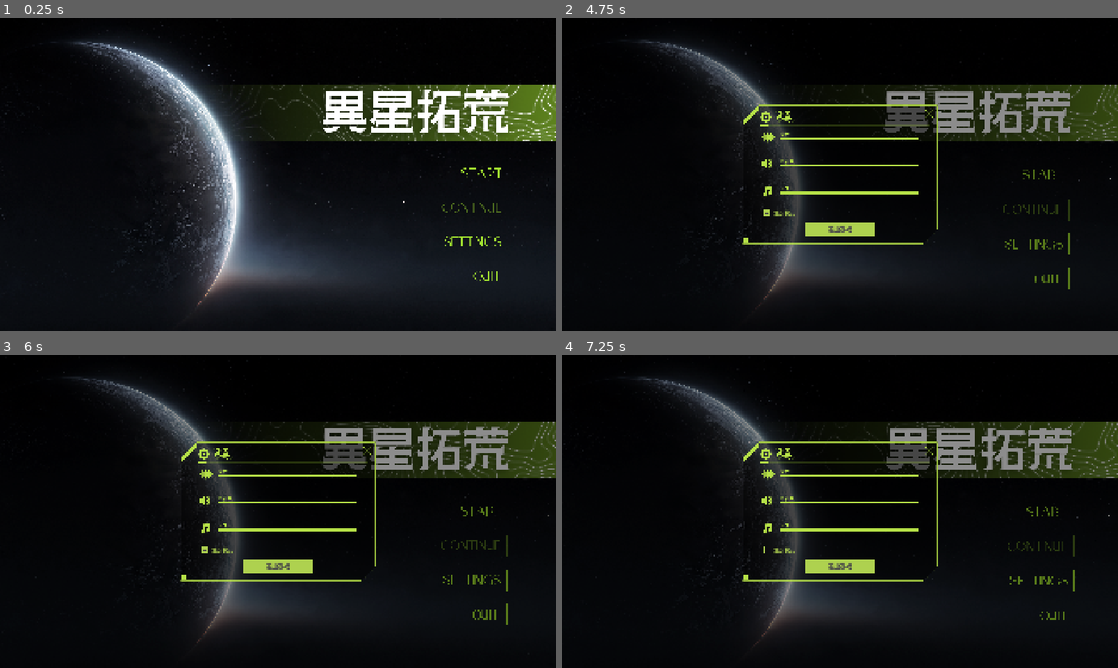
Above: before the commit, frames 1-4 (two rows, left to right).
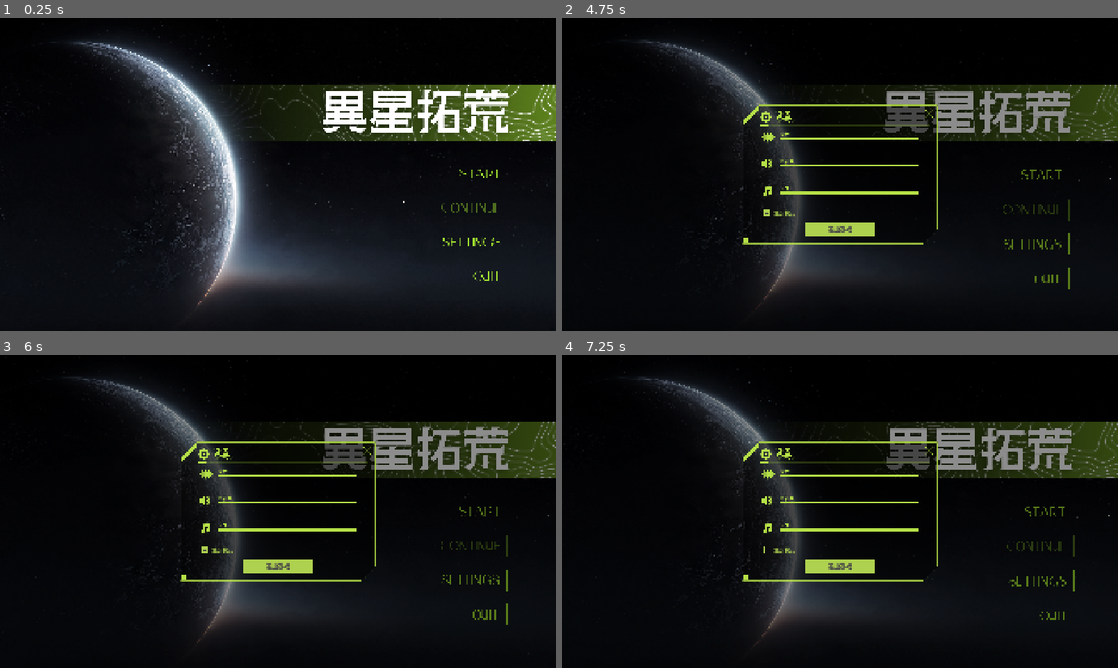
Above: after the commit, the same moments.

Repository: Relieur/David
Game: Godot game, scene res://scene/start.tscn
The game is run twice, just before and just after one commit, with the same random seed, the same clock (stepped at 60 frames per second) and the same inputs.
Inputs (mouse positions are in pixels of both pictures, inside the frame that each line leads up to):
- Up to frame 1 (0.25 s): no input
- Up to frame 2 (4.75 s): click (990, 240) at 0.5 s; click (990, 174) at 1.25 s; click (990, 174) at 2 s; click "全屏模式" at 2.75 s; tap Enter at 3.5 s; move the mouse to (962, 158) at 3.52 s; hold D (move_right) 3.53-4.25 s; tap R at 3.6 s; click (962, 158) at 3.67 s; tap Space at 3.77 s; drag from (728, 190) to (812, 237) at 4.27 s
- Up to frame 3 (6 s): move the mouse to (333, 442) at 5.02 s; hold D (move_right) 5.03-5.75 s; tap R at 5.1 s; click (333, 442) at 5.17 s; drag from (250, 574) to (111, 464) at 5.77 s
- Up to frame 4 (7.25 s): move the mouse to (1006, 558) at 6.52 s; hold A (move_left) from 6.53 s (still down); tap R at 6.6 s; click (1006, 558) at 6.67 s; tap Space at 6.77 s

The runs differ from the first frame. In frame 1, 0.4% of the frame differs, in the area x 79-91%, y 47-73%; in frame 2, 0.4%; in frame 3, 0.4%; in frame 4, 0.4%, in the area x 80-91%, y 48-74%.

Commit message:
开始界面按钮效果+fade效果

Diff:
--- a/scene/start.tscn
+++ b/scene/start.tscn
@@ -4,10 +4,15 @@
 [ext_resource type="Theme" uid="uid://vx13f4ala1me" path="res://ui/menu_theme.tres" id="2_theme"]
 [ext_resource type="Texture2D" uid="uid://bu7o5p8ilrhd8" path="res://art/StartScene/UI_Bg_Main.png" id="3_bg"]
 [ext_resource type="Texture2D" uid="uid://c7ryj8i78rpbj" path="res://art/StartScene/UI_Img_Title.png" id="4_title"]
-[ext_resource type="Texture2D" uid="uid://dqst3t68oo0ga" path="res://art/StartScene/UI_Btn_Start_Normal.png" id="5_start"]
-[ext_resource type="Texture2D" uid="uid://bbv17ce0xxqs1" path="res://art/StartScene/UI_Btn_Continue_Normal.png" id="6_cont"]
-[ext_resource type="Texture2D" uid="uid://by5qxov6kn7hb" path="res://art/StartScene/UI_Btn_Settings_Normal.png" id="7_set"]
-[ext_resource type="PackedScene" uid="uid://c7ewo6762qgqd" path="res://scene/vfx_quit_button.tscn" id="8_vfx_quit"]
+[ext_resource type="Texture2D" uid="uid://ndwi7ep6c0vl" path="res://art/StartScene/Buttons/Start.png" id="btn_start_normal"]
+[ext_resource type="Texture2D" uid="uid://7dngj7s3f26j" path="res://art/StartScene/Buttons/Start_Hover.png" id="btn_start_hover"]
+[ext_resource type="Texture2D" uid="uid://28oikjf4ow3b" path="res://art/StartScene/Buttons/Continue.png" id="btn_continue_normal"]
+[ext_resource type="Texture2D" uid="uid://dyp211ireywyk" path="res://art/StartScene/Buttons/Continue_Hover.png" id="btn_continue_hover"]
+[ext_resource type="Texture2D" uid="uid://ujf3l7t03mai" path="res://art/StartScene/Buttons/Settings.png" id="btn_settings_normal"]
+[ext_resource type="Texture2D" uid="uid://bm6ul5gvsfppu" path="res://art/StartScene/Buttons/Settings_Hover.png" id="btn_settings_hover"]
+[ext_resource type="Texture2D" uid="uid://ux387svj7psb" path="res://art/StartScene/Buttons/Quit.png" id="btn_quit_normal"]
+[ext_resource type="Texture2D" uid="uid://dyosjfktelscd" path="res://art/StartScene/Buttons/Quit_Hover.png" id="btn_quit_hover"]
+[ext_resource type="PackedScene" uid="uid://c7ewo6762qgqd" path="res://scene/vfx_menu_button.tscn" id="menu_button_scene"]
 [ext_resource type="Texture2D" uid="uid://bo44tafqlkhfx" path="res://art/StartScene/UI_Bg_Window.png" id="9_win"]
 [ext_resource type="Texture2D" uid="uid://cd0k8iiqo71hk" path="res://art/StartScene/UI_Btn_Yes_Normal.png" id="10_yes"]
 [ext_resource type="Texture2D" uid="uid://cl64ah5j2uka0" path="res://art/StartScene/UI_Btn_No_Normal.png" id="11_no"]
@@ -92,75 +97,45 @@
 offset_right = 1756.0
 offset_bottom = 927.0
 
-[node name="StartButton" type="TextureButton" parent="Buttons" unique_id=1533729347]
+[node name="StartButton" parent="Buttons" unique_id=1533729347 instance=ExtResource("menu_button_scene")]
 custom_minimum_size = Vector2(565, 74)
 layout_mode = 0
 offset_right = 565.0
 offset_bottom = 74.0
-ignore_texture_size = true
-stretch_mode = 0
-
-[node name="Img" type="TextureRect" parent="Buttons/StartButton" unique_id=1533729348]
-layout_mode = 1
-anchors_preset = 11
-anchor_left = 1.0
-anchor_right = 1.0
-anchor_bottom = 1.0
-offset_left = -163.0
-grow_horizontal = 0
-grow_vertical = 2
-mouse_filter = 2
-texture = ExtResource("5_start")
-expand_mode = 1
-
-[node name="ContinueButton" type="TextureButton" parent="Buttons" unique_id=1413190849]
+normal_text_texture = ExtResource("btn_start_normal")
+hover_text_texture = ExtResource("btn_start_hover")
+enable_press_sweep = true
+press_sweep_duration = 0.66
+
+[node name="ContinueButton" parent="Buttons" unique_id=1413190849 instance=ExtResource("menu_button_scene")]
 custom_minimum_size = Vector2(565, 74)
 layout_mode = 0
 offset_top = 118.0
 offset_right = 565.0
 offset_bottom = 192.0
-ignore_texture_size = true
-stretch_mode = 0
-
-[node name="Img" type="TextureRect" parent="Buttons/ContinueButton" unique_id=1413190850]
-layout_mode = 1
-anchors_preset = 11
-anchor_left = 1.0
-anchor_right = 1.0
-anchor_bottom = 1.0
-offset_left = -230.0
-grow_horizontal = 0
-grow_vertical = 2
-mouse_filter = 2
-texture = ExtResource("6_cont")
-expand_mode = 1
-
-[node name="SettingsButton" type="TextureButton" parent="Buttons" unique_id=875984873]
+normal_text_texture = ExtResource("btn_continue_normal")
+hover_text_texture = ExtResource("btn_continue_hover")
+enable_press_sweep = true
+press_sweep_duration = 0.66
+
+[node name="SettingsButton" parent="Buttons" unique_id=875984873 instance=ExtResource("menu_button_scene")]
 custom_minimum_size = Vector2(565, 74)
 layout_mode = 0
 offset_top = 236.0
 offset_right = 565.0
 offset_bottom = 310.0
-ignore_texture_size = true
-stretch_mode = 0
-
-[node name="Img" type="TextureRect" parent="Buttons/SettingsButton" unique_id=875984874]
-layout_mode = 1
-anchors_preset = 11
-anchor_left = 1.0
-anchor_right = 1.0
-anchor_bottom = 1.0
-offset_left = -223.0
-grow_horizontal = 0
-grow_vertical = 2
-mouse_filter = 2
-texture = ExtResource("7_set")
-expand_mode = 1
-
-[node name="QuitButton" parent="Buttons" unique_id=650342611 instance=ExtResource("8_vfx_quit")]
+normal_text_texture = ExtResource("btn_settings_normal")
+hover_text_texture = ExtResource("btn_settings_hover")
+enable_press_sweep = true
+press_sweep_duration = 0.66
+
+[node name="QuitButton" parent="Buttons" unique_id=650342611 instance=ExtResource("menu_button_scene")]
 layout_mode = 0
 offset_top = 354.0
+offset_right = 565.0
 offset_bottom = 428.0
+normal_text_texture = ExtResource("btn_quit_normal")
+hover_text_texture = ExtResource("btn_quit_hover")
 enable_press_sweep = true
 press_sweep_duration = 0.66
 
--- a/scene/vfx_quit_button.tscn
+++ b/scene/vfx_menu_button.tscn
@@ -1,6 +1,6 @@
 [gd_scene format=3 uid="uid://c7ewo6762qgqd"]
 
-[ext_resource type="Script" uid="uid://btqn4cbtq4kgt" path="res://script/vfx_quit_button.gd" id="1_script"]
+[ext_resource type="Script" uid="uid://btqn4cbtq4kgt" path="res://script/vfx_menu_button.gd" id="1_script"]
 [ext_resource type="Texture2D" uid="uid://b73fn8oc2mfp" path="res://art/StartScene/Buttons/BtnBG_Hover.png" id="2_bg"]
 [ext_resource type="Shader" uid="uid://do1ne1kjr6wkw" path="res://art/StartScene/Buttons/CRT.gdshader" id="3_crt"]
 [ext_resource type="Texture2D" uid="uid://bbjmi5lkunolq" path="res://art/StartScene/Buttons/Btn-Edge.png" id="4_edge"]
@@ -26,7 +26,7 @@
 shader_parameter/sweep_strength = 1.2390000588525
 shader_parameter/sweep_color = Color(0.8, 1, 0.9, 1)
 
-[node name="VFXQuitButton" type="TextureButton" unique_id=2065019611]
+[node name="VFXMenuButton" type="TextureButton" unique_id=2065019611]
 custom_minimum_size = Vector2(565, 74)
 offset_right = 565.0
 offset_bottom = 74.0
--- a/script/start.gd
+++ b/script/start.gd
@@ -3,28 +3,12 @@
 ## 开始菜单主控脚本（对照 StartScene 美术资源与设计稿）
 ## - 四个主按钮：开始游戏 / 继续游戏（读档）/ 游戏设置 / 退出游戏
 ## - 已有存档时点「开始游戏」弹出确认框：「若选择开始游戏会覆盖旧存档 是否继续?」
-## - 按钮交互：Start / Continue / Settings 使用短版→长版展开；Quit 使用 VFX 按钮的悬停 Shader
+## - 按钮交互：四个主按钮统一使用 VFX 按钮的悬停 Shader 与按下扫光
 ## - 存档：进游戏后由 wolrd 场景负责自动保存（定时 + 关窗退出时），本界面只负责读档入口
 
 const WORLD_SCENE := "res://scene/wolrd.tscn"
-const QUIT_DELAY := 0.3
-const QUIT_FADE_TIME := 0.2
-
-## 主按钮贴图：[normal 短版, hover 长版]
-const BTN_TEXTURES := {
-	"start": [
-		preload("res://art/StartScene/UI_Btn_Start_Normal.png"),
-		preload("res://art/StartScene/UI_Btn_Start_Hover.png"),
-	],
-	"continue": [
-		preload("res://art/StartScene/UI_Btn_Continue_Normal.png"),
-		preload("res://art/StartScene/UI_Btn_Continue_Hover.png"),
-	],
-	"settings": [
-		preload("res://art/StartScene/UI_Btn_Settings_Normal.png"),
-		preload("res://art/StartScene/UI_Btn_Settings_Hover.png"),
-	],
-}
+const TRANSITION_DELAY := 0.3
+const TRANSITION_FADE_TIME := 0.2
 
 ## 确认框 是/否 贴图：[normal, hover]
 const YES_TEXTURES := [
@@ -52,7 +36,7 @@
 @onready var _fade_overlay: ColorRect = $FadeOverlay
 @onready var _bg: TextureRect = $BG
 
-var _quitting: bool = false
+var _transitioning: bool = false
 var _parallax_base_positions: Array[Vector2] = []
 var _parallax_current := Vector2.ZERO
 
@@ -60,15 +44,7 @@
 func _ready() -> void:
 	# 开始界面背景音乐
 	GameManager.play_bgm(GameManager.BGM_START)
-	# ---- 主菜单按钮：hover 展开 + 点击 ----
-	var main_buttons := {
-		"start": $Buttons/StartButton,
-		"continue": $Buttons/ContinueButton,
-		"settings": $Buttons/SettingsButton,
-	}
-	for key in main_buttons:
-		var texs: Array = BTN_TEXTURES[key]
-		_setup_expand_button(main_buttons[key], texs[0], texs[1])
+	# ---- 主菜单按钮：统一的 VFX 悬停/按下效果 ----
 	$Buttons/StartButton.pressed.connect(_on_start_pressed)
 	$Buttons/ContinueButton.pressed.connect(_on_continue_pressed)
 	$Buttons/SettingsButton.pressed.connect(_on_settings_pressed)
@@ -114,6 +90,8 @@
 
 # ==================== 主菜单按钮 ====================
 func _on_start_pressed() -> void:
+	if _transitioning:
+		return
 	if GameManager.has_save():
 		_confirm_root.visible = true
 	else:
@@ -121,8 +99,12 @@
 
 
 func _on_continue_pressed() -> void:
+	if _transitioning:
+		return
 	# 读取存档并进入游戏（存档进度在 wolrd._ready 里按 restore_mode 重建）
 	if GameManager.load_game():
+		_transitioning = true
+		await _fade_out()
 		get_tree().change_scene_to_file(WORLD_SCENE)
 	else:
 		# 存档可能已被外部删除：刷新置灰状态
@@ -214,19 +196,23 @@
 
 
 func _on_quit_pressed() -> void:
-	if _quitting:
-		return
-	_quitting = true
+	if _transitioning:
+		return
+	_transitioning = true
 	GameManager.save_options()
-	# 播放 Shader sweep 后等待片刻，再用 0.2 秒渐黑并退出
+	await _fade_out()
+	get_tree().quit()
+
+
+func _fade_out() -> void:
+	# 播放 Shader sweep 后等待片刻，再用 0.2 秒渐黑
 	_fade_overlay.modulate.a = 0.0
 	_fade_overlay.visible = true
-	await get_tree().create_timer(QUIT_DELAY).timeout
+	await get_tree().create_timer(TRANSITION_DELAY).timeout
 	var tween := create_tween()
-	tween.tween_property(_fade_overlay, "modulate:a", 1.0, QUIT_FADE_TIME) \
+	tween.tween_property(_fade_overlay, "modulate:a", 1.0, TRANSITION_FADE_TIME) \
 		.set_trans(Tween.TRANS_SINE).set_ease(Tween.EASE_IN)
 	await tween.finished
-	get_tree().quit()
 
 
 func _close_settings() -> void:
@@ -236,9 +222,13 @@
 
 # ==================== 覆盖存档确认框 ====================
 func _begin_new_game() -> void:
+	if _transitioning:
+		return
+	_transitioning = true
 	# 开始新游戏：删除旧存档并清空进度，避免中途退出后“继续游戏”回到上一局
 	GameManager.delete_save()
 	GameManager.reset_progress()
+	await _fade_out()
 	get_tree().change_scene_to_file(WORLD_SCENE)
 
 
@@ -276,40 +266,6 @@
 		DisplayServer.window_set_mode(DisplayServer.WINDOW_MODE_FULLSCREEN)
 	else:
 		DisplayServer.window_set_mode(DisplayServer.WINDOW_MODE_WINDOWED)
-
-
-# ==================== 按钮贴图交互 ====================
-# 展开式主菜单按钮：热区固定 565×74 右对齐；子节点 Img 显示贴图，
-# normal 短版贴右缘，hover 长版向左展开（offset_left 带缓动）。
-func _setup_expand_button(btn: TextureButton, tex_normal: Texture2D, tex_hover: Texture2D) -> void:
-	var img: TextureRect = btn.get_node("Img")
-	img.texture = tex_normal
-	_apply_right_width(img, int(tex_normal.get_width()))
-	btn.mouse_entered.connect(func() -> void:
-		if btn.disabled:
-			return
-		img.texture = tex_hover
-		_tween_to_left(img, -int(tex_hover.get_width())))
-	btn.mouse_exited.connect(func() -> void:
-		img.texture = tex_normal
-		_tween_to_left(img, -int(tex_normal.get_width())))
-
-
-func _apply_right_width(img: TextureRect, width: int) -> void:
-	img.offset_left = -width
-	img.offset_right = 0
-
-
-func _tween_to_left(img: TextureRect, left: float) -> void:
-	# 先取消上一次展开/收起动画，避免鼠标快速划过时多个 tween 同时改 offset_left 造成抖动
-	if img.has_meta("slide_tween"):
-		var old: Tween = img.get_meta("slide_tween")
-		if old != null and old.is_valid():
-			old.kill()
-	var tween := create_tween()
-	img.set_meta("slide_tween", tween)
-	tween.tween_property(img, "offset_left", left, 0.12) \
-		.set_trans(Tween.TRANS_SINE).set_ease(Tween.EASE_OUT)
 
 
 # 确认框小按钮（是/否）：热区固定，子节点 Img 在热区内居中，hover 原尺寸放大
@@ -338,6 +294,8 @@
 
 # ==================== 键盘 ====================
 func _input(event: InputEvent) -> void:
+	if _transitioning:
+		return
 	if event is InputEventKey and event.pressed and not event.echo:
 		if event.keycode == KEY_ESCAPE:
 			if _settings_root.visible:
--- a/script/vfx_quit_button.gd
+++ b/script/vfx_menu_button.gd
@@ -1,6 +1,6 @@
 extends TextureButton
 
-## VFX 退出按钮
+## VFX 菜单按钮
 ## - NormalLayer：默认文字
 ## - HoverLayer：悬停时显示背景与发光文字（复用按下状态素材）
 ## - Edge：两种状态共用的右侧边线
@@ -8,11 +8,15 @@
 const SWEEP_START := 1.2
 const SWEEP_END := -0.25
 
+@export var normal_text_texture: Texture2D
+@export var hover_text_texture: Texture2D
 @export var enable_press_sweep: bool = false
 @export_range(0.05, 1.0, 0.01) var press_sweep_duration: float = 0.5
 
 @onready var _normal_layer: Control = $NormalLayer
 @onready var _hover_layer: Control = $HoverLayer
+@onready var _normal_text: TextureRect = $NormalLayer/NormalText
+@onready var _hover_text: TextureRect = $HoverLayer/HoverText
 @onready var _hover_bg: TextureRect = $HoverLayer/HoverBG
 
 var _hovered: bool = false
@@ -25,10 +29,18 @@
 	mouse_exited.connect(_on_mouse_exited)
 	button_down.connect(_on_button_down)
 	_sweep_material = _hover_bg.material as ShaderMaterial
+	if normal_text_texture != null:
+		_normal_text.texture = normal_text_texture
+		_fit_text_rect(_normal_text, normal_text_texture, 28.0)
+	if hover_text_texture != null:
+		_hover_text.texture = hover_text_texture
+		_fit_text_rect(_hover_text, hover_text_texture, 19.0)
 	_refresh_visual()
 
 
 func _on_mouse_entered() -> void:
+	if disabled:
+		return
 	_hovered = true
 	_refresh_visual()
 
@@ -39,7 +51,7 @@
 
 
 func _on_button_down() -> void:
-	if not enable_press_sweep or _sweep_material == null:
+	if disabled or not enable_press_sweep or _sweep_material == null:
 		return
 	_play_press_sweep()
 
@@ -54,6 +66,16 @@
 	).set_trans(Tween.TRANS_CUBIC).set_ease(Tween.EASE_OUT)
 
 
+func _fit_text_rect(rect: TextureRect, texture: Texture2D, right_padding: float) -> void:
+	# 保持贴图原始尺寸，只调整右对齐的文字框，避免不同文字宽高被拉伸
+	var width := float(texture.get_width())
+	var height := float(texture.get_height())
+	rect.offset_left = -width - right_padding
+	rect.offset_right = -right_padding
+	rect.offset_top = -height * 0.5
+	rect.offset_bottom = height * 0.5
+
+
 func _refresh_visual() -> void:
 	_normal_layer.visible = not _hovered
 	_hover_layer.visible = _hovered
Renamed: script/vfx_quit_button.gd.uid -> script/vfx_menu_button.gd.uid
